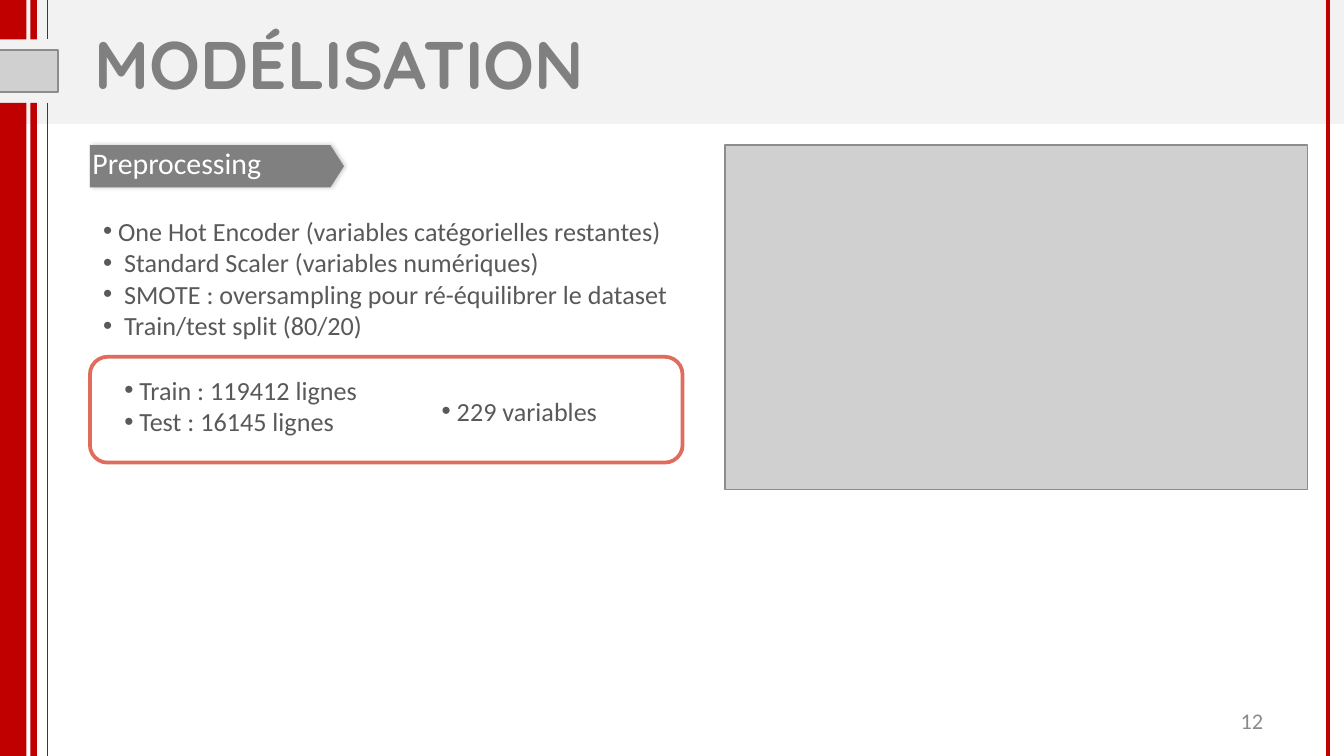
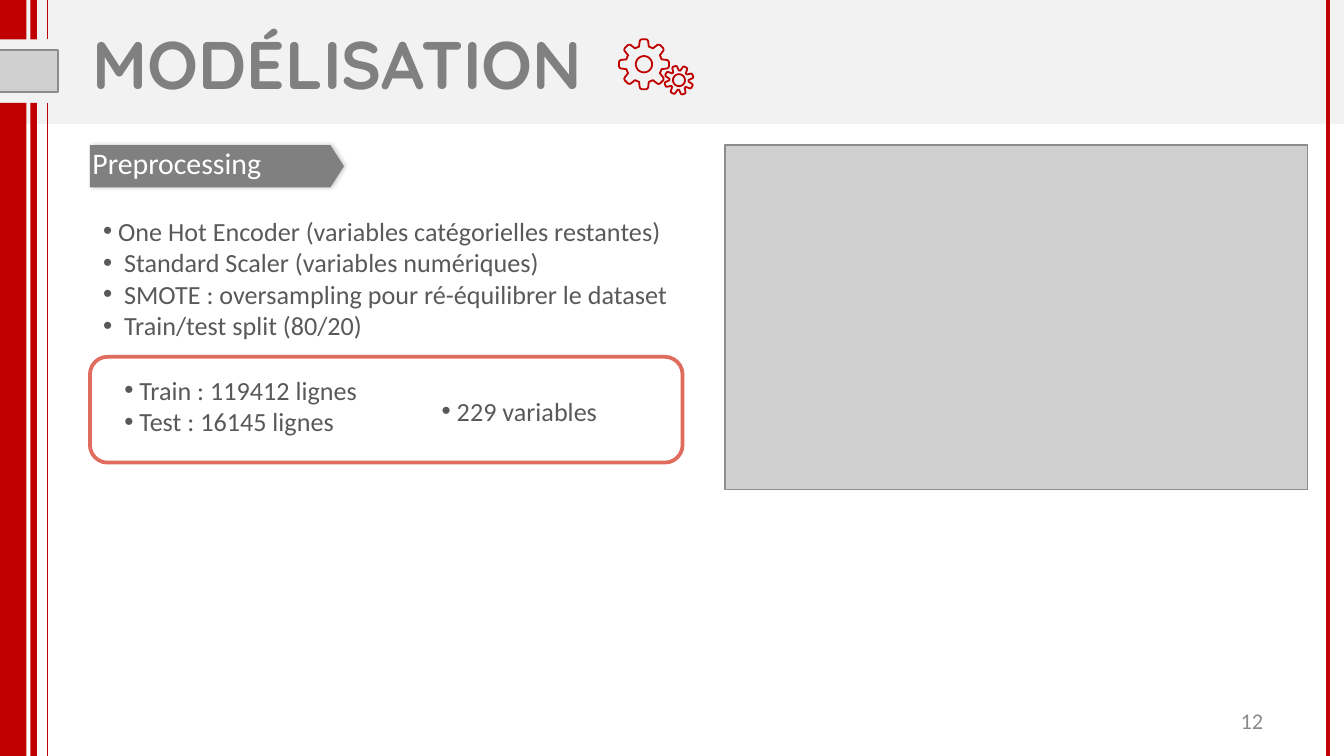
Before and after one commit to florabajolet/OCR7_scoring, a slide deck: slide 12 of P7_presentation.pptx. Drawn at 1344x756 pixels with LibreOffice and Linux fonts; fonts in the diff are those of the drawing; grey boxes stand for pictures. Boxes give left, top, right and bottom in pixels: in the first picture for what was removed or moved away, otherwise in the second. Text is boxed around its words. In the diff, an @@ line names an element or a change of style, - is before the commit and + after.

```diff
--- a/P7_presentation.pptx
+++ b/P7_presentation.pptx
@@ title "MODÉLISATION" at box(93, 28, 582, 90): alignment centre to left @@
@@ freeform shape added at box(620, 39, 669, 89), outline #C00000 0.96 pt @@
@@ freeform shape added at box(665, 66, 694, 94), outline #C00000 0.96 pt @@
```
Also in this commit, not shown: 20 other slides changed, 3 slides added, 19 other files.
